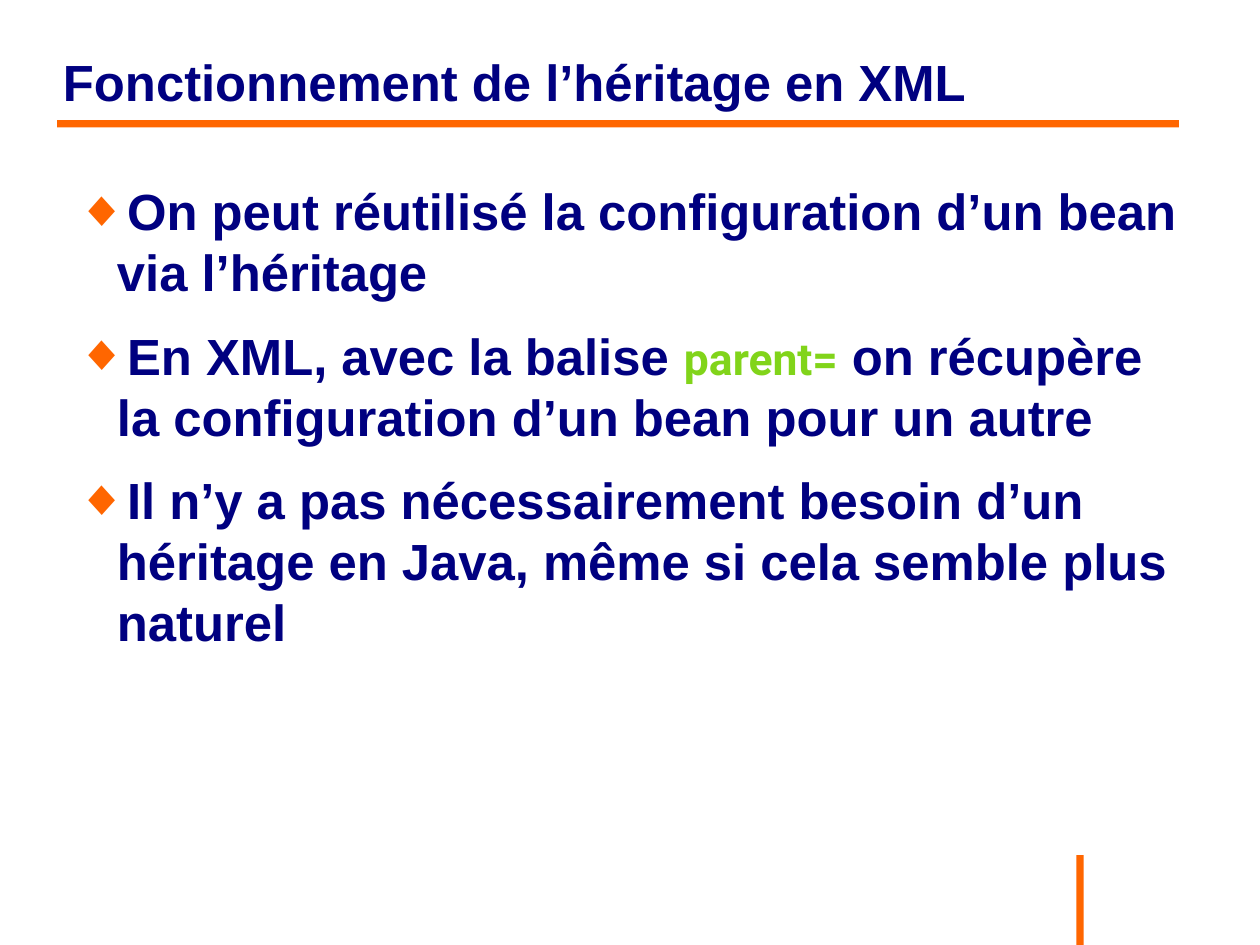
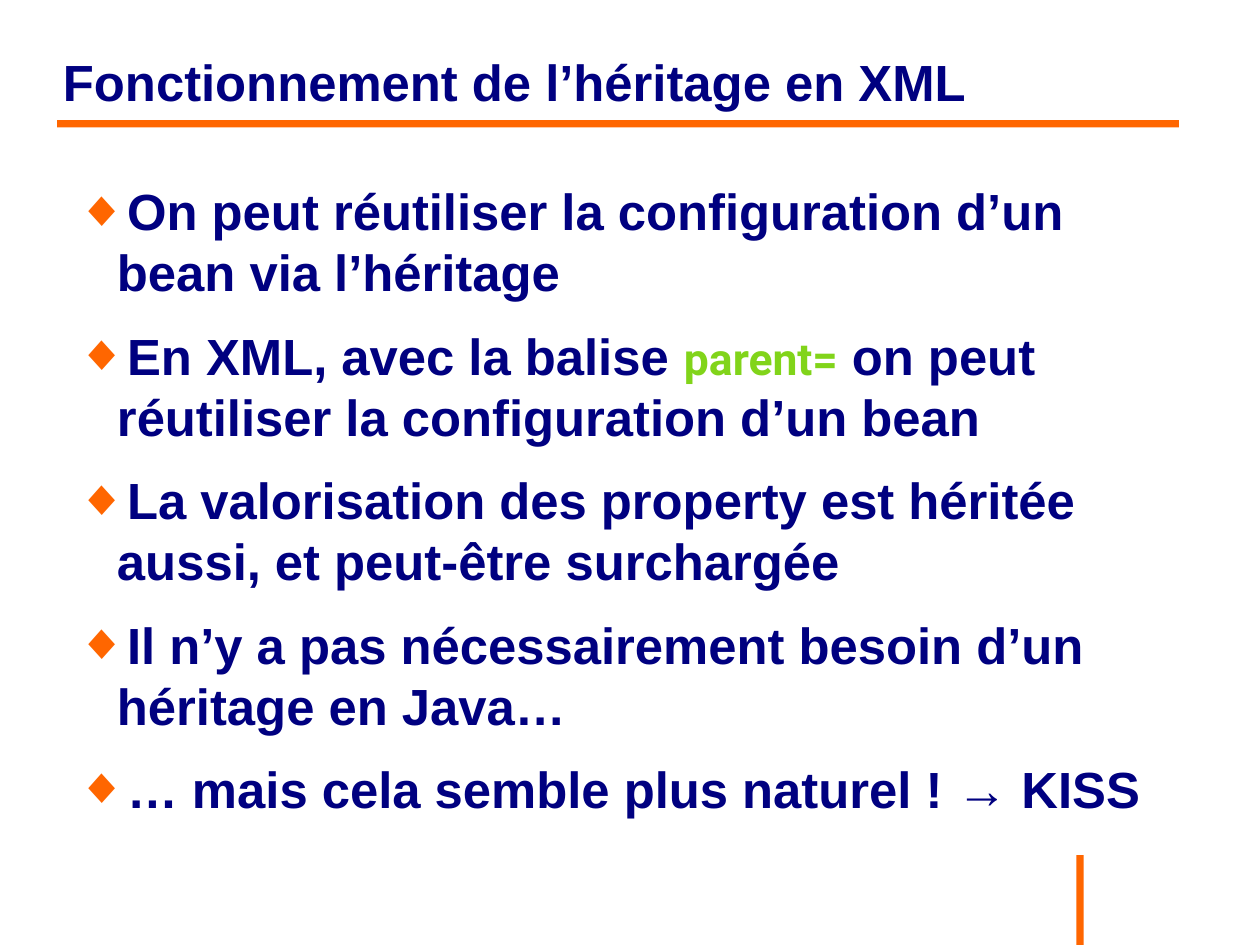
Before and after one commit to philphils/formation-spring, a slide deck: slide 113 of Documentation/diapo_formation_spring.odp (slide 112 before the commit). Drawn at 1260x945 pixels with LibreOffice and Linux fonts; fonts in the diff are those of the drawing; background and template pictures are left out. Boxes give left, top, right and bottom in pixels: in the first picture for what was removed or moved away, otherwise in the second. Text is boxed around its words. In the diff, an @@ line names an element or a change of style, - is before the commit and + after.

Commit message:
C'est la fin...3

```diff
--- a/Documentation/diapo_formation_spring.odp
+++ b/Documentation/diapo_formation_spring.odp
@@ text at (117,192,1139,819): text changed @@
-◆ On peut réutilisé la configuration d’un bean via l’héritage
-◆ En XML, avec la balise parent= on récupère la configuration d’un bean pour un autre
-◆ Il n’y a pas nécessairement besoin d’un héritage en Java, même si cela semble plus naturel
+◆ On peut réutiliser la configuration d’un bean via l’héritage
+◆ En XML, avec la balise parent= on peut réutiliser la configuration d’un bean
+◆ La valorisation des property est héritée aussi, et peut-être surchargée
+◆ Il n’y a pas nécessairement besoin d’un héritage en Java…
+◆ … mais cela semble plus naturel ! → KISS
```
Also in this commit, not shown: 19 other slides changed, 9 slides added, 1 slide removed.
